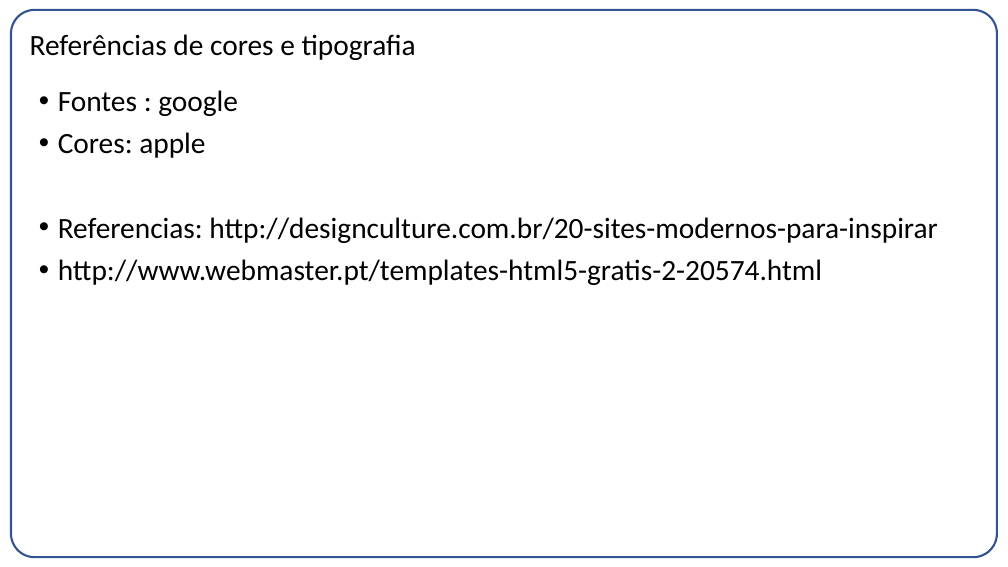
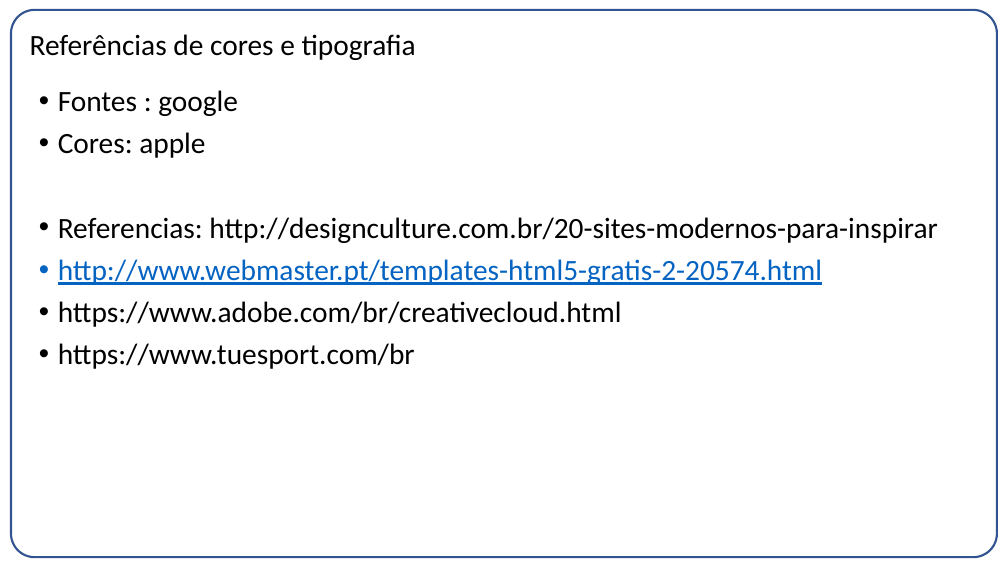
Before and after one commit to betofr1/co-design, a slide deck: slide 6 of Projeto 1/Entrega03.pptx (slide 7 before the commit). Drawn at 1008x567 pixels with LibreOffice and Linux fonts; fonts in the diff are those of the drawing. Boxes give left, top, right and bottom in pixels: in the first picture for what was removed or moved away, otherwise in the second. Text is boxed around its words. In the diff, an @@ line names an element or a change of style, - is before the commit and + after.

```diff
--- a/Projeto 1/Entrega03.pptx
+++ b/Projeto 1/Entrega03.pptx
@@ text at (58, 259, 822, 285): text colour #000000 to #0563C1, underline on in "http://www.webmaster.pt/templates-html5-gratis-2-20574.html" @@
@@ text at (58, 301, 622, 369): paragraphs added @@
+• https://www.adobe.com/br/creativecloud.html
+• https://www.tuesport.com/br
```
Also in this commit, not shown: 3 other slides changed, 1 slide removed, 2 other files.
